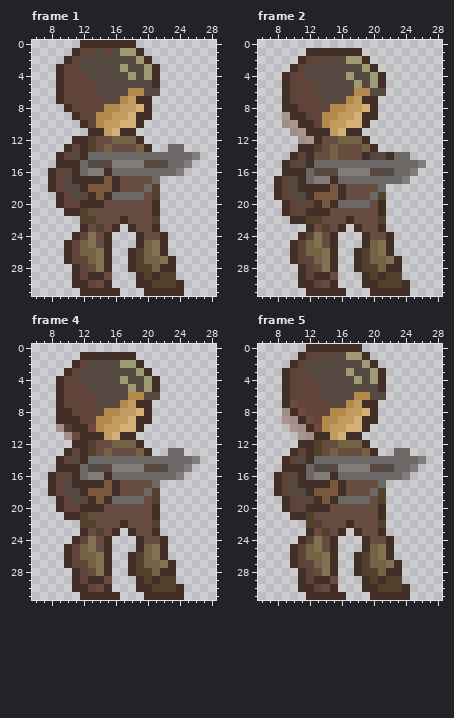
File history of a pixel-art file, Game Sprites/With new color/Sprite With Animation/Fixed/Idle/character - idle - 3.aseprite. Above, as it was before the edit.
32x32 pixels, 6 frames. Colours within 5 levels of each other are drawn and written as one. Shown: frame 1: x 6..28, y 0..31; frame 2: x 6..28, y 0..31; frame 4: x 6..28, y 0..31; frame 5: x 6..28, y 0..31. The commit also changed other frames, which this record leaves out.
After:
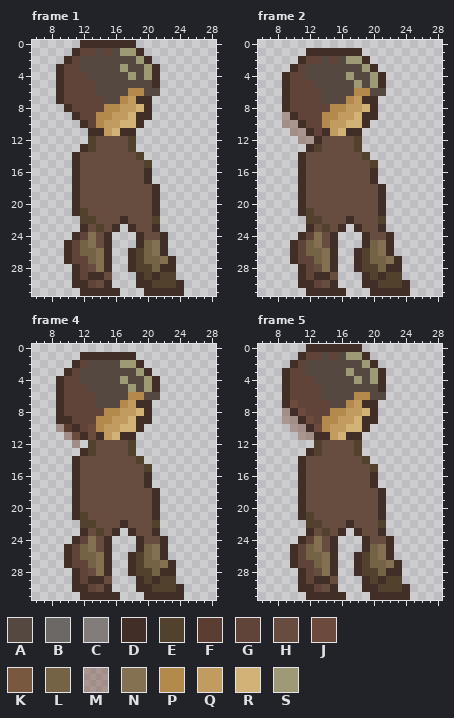
Palette (. is transparent): A #554840  B #6c6866  C #827d7b  D #412e27  E #52412c  F #5b3d32  G #604439  H #664d3f  J #6c4a3c  K #78583e  L #756345  M #7d524271  N #847152  P #b3894c  Q #c19b60  R #d3b278  S #9e9a75
What changed:
layer "Character 1/Left Hand" now hidden
layer "Character 1/Weapon" now hidden
layer "Character 1/Right Hand" now hidden
Frame 1:
y 12: x 11..12 DD -> ..; x 16..19 LLLD -> HHE.
y 13: x 10..11 DG -> ..; x 15 L -> H; x 18..20 HLD -> E..; x 23..24 BB -> ..
y 14: x 9..26 DGADBBBBBBBBBBBBBC -> ..DHHHHHHHE.......
y 15: x 9..10 DD -> ..; x 12..25 BAAACCCCAAABBC -> HHHHHHHHE.....
y 16: x 8..10 DGA -> ...; x 12..24 BCCDBBBBBBBBC -> HHHHHHHHD....
y 17: x 8..10 DGA -> ...; x 12..16 DDDKD -> HHHHH; x 20..21 HB -> D.
y 18: x 8..16 DGAADKKKD -> ...DHHHHH; x 20..21 BE -> HD
y 19: x 9..19 DGAGDKDBBBB -> ..DHHHHHHHH; x 21 E -> D
y 20: x 9..14 DGGDDD -> ..DHHH
y 21: x 10 D -> .
Frame 2:
y 8: x 10 D -> G
y 9: x 11 D -> G
y 10: x 12 D -> G
y 11: x 13 D -> G
y 12: x 16..19 LLLD -> HHE.
y 13: x 11 D -> .; x 15 L -> H; x 18..20 HLD -> E..
y 14: x 10..12 DGD -> .DH; x 15 L -> H; x 19..24 DAADBB -> E.....
y 15: x 9..26 DGADBBBBBBBBBBBBBC -> ..DHHHHHHHHE......
y 16: x 9..10 DD -> ..; x 12..25 BAAACCCCAAABBC -> HHHHHHHHD.....
y 17: x 8..10 DGA -> ...; x 12..24 BCCDBBBBBBBBC -> HHHHHHHHD....
y 18: x 8..10 DGA -> ...; x 12..16 DDDKD -> HHHHH; x 21 B -> D
y 19: x 8..16 DGAADKKKD -> ...DHHHHH; x 20..21 BE -> HD
y 20: x 9..19 DGAGDKDBBBB -> ..DHHHHHHHH
y 21: x 9..14 DGGDDD -> ..DEHH
y 22: x 10..11 DD -> ..
Frame 4:
y 8: x 10 D -> G
y 9: x 11 D -> G
y 10: x 12 D -> G
y 11: x 13 D -> J
y 12: x 11..12 DD -> M.; x 16..19 LLLD -> HHE.
y 13: x 10..11 DG -> ..; x 15 L -> H; x 18..20 HLD -> E..; x 23..24 BB -> ..
y 14: x 9..26 DGADBBBBBBBBBBBBBC -> ..DHHHHHHHE.......
y 15: x 9..10 DD -> ..; x 12..25 BAAACCCCAAABBC -> HHHHHHHHE.....
y 16: x 8..10 DGA -> ...; x 12..24 BCCDBBBBBBBBC -> HHHHHHHHD....
y 17: x 8..10 DGA -> ...; x 12..16 DDDKD -> HHHHH; x 20..21 HB -> D.
y 18: x 8..16 DGAADKKKD -> ...DHHHHH; x 20..21 BE -> HD
y 19: x 9..19 DGAGDKDBBBB -> ..DHHHHHHHH; x 21 E -> D
y 20: x 9..14 DGGDDD -> ..DHHH
y 21: x 10 D -> .
Frame 5: the same change as frame 1
Changed places in both pictures, as pixel boxes (x1, y1, x2, y2):
changed: (48, 136, 200, 216)
changed: (274, 104, 426, 224)
changed: (48, 408, 200, 520)
changed: (274, 440, 426, 520)
